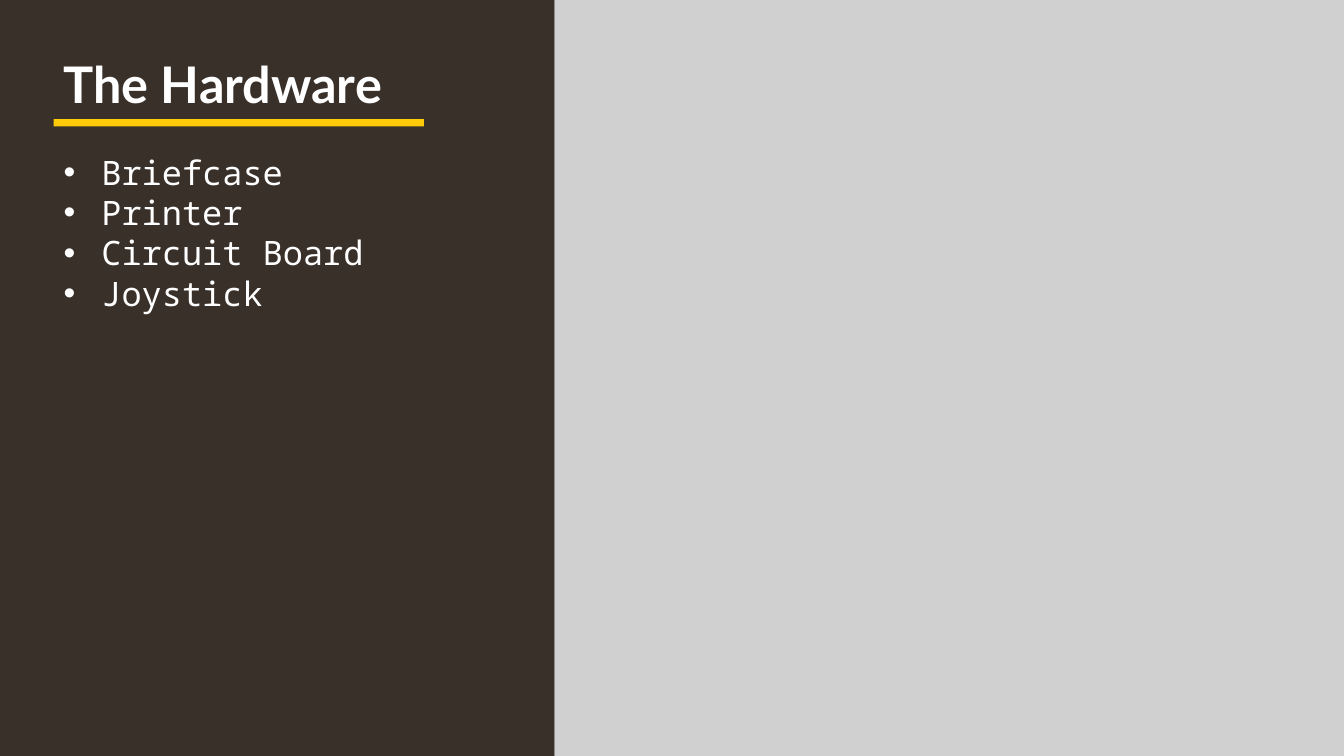
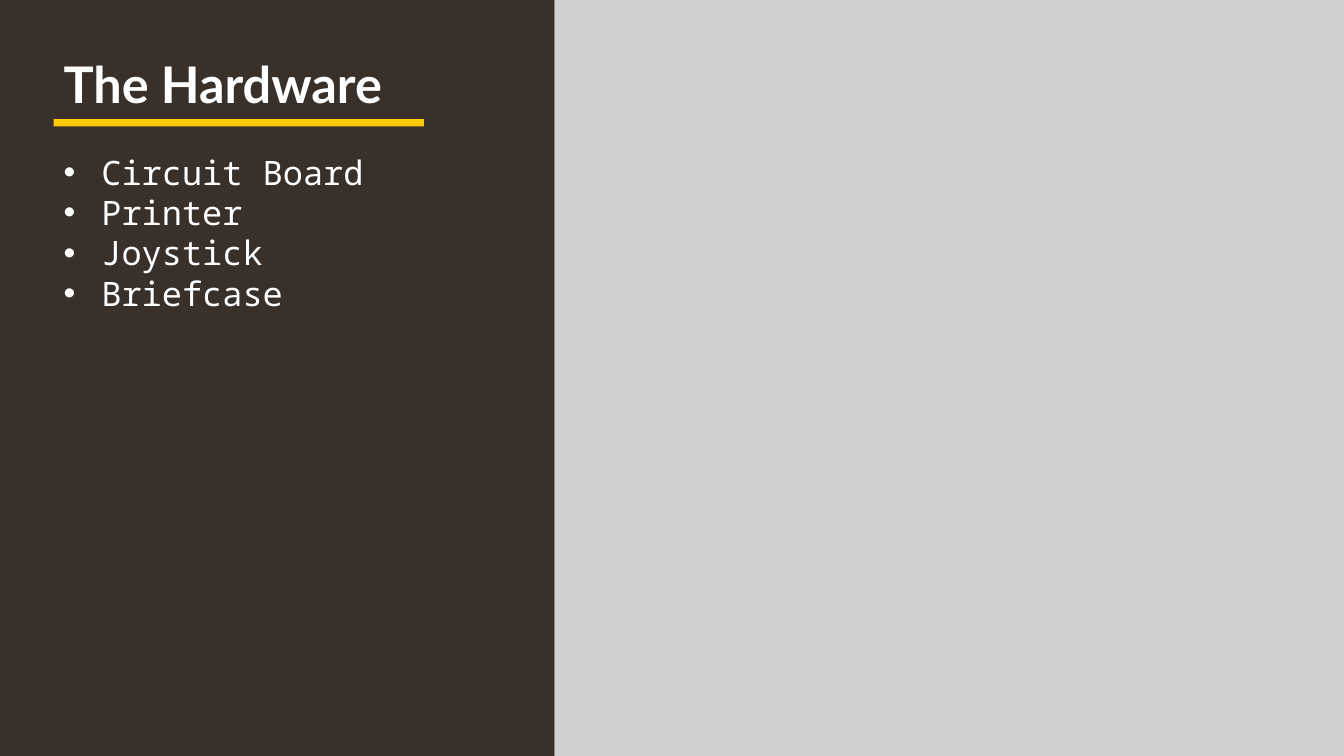
Before and after one commit to Astarrix/Beyond-Buttons, a slide deck: slide 7 of Project/FYP Presentation.pptx (slide 4 before the commit). Drawn at 1344x756 pixels with LibreOffice and Linux fonts; fonts in the diff are those of the drawing; grey boxes stand for pictures. Boxes give left, top, right and bottom in pixels: in the first picture for what was removed or moved away, otherwise in the second. Text is boxed around its words. In the diff, an @@ line names an element or a change of style, - is before the commit and + after.

```diff
--- a/Project/FYP Presentation.pptx
+++ b/Project/FYP Presentation.pptx
@@ text at (101,159,364,274): paragraphs added @@
+• Circuit Board
+• Printer
+• Joystick
@@ text at (101,199,364,315): paragraphs removed @@
-• Printer
-• Circuit Board
-• Joystick
```
Also in this commit, not shown: 2 other slides changed, 7 slides added, 44 other files.
